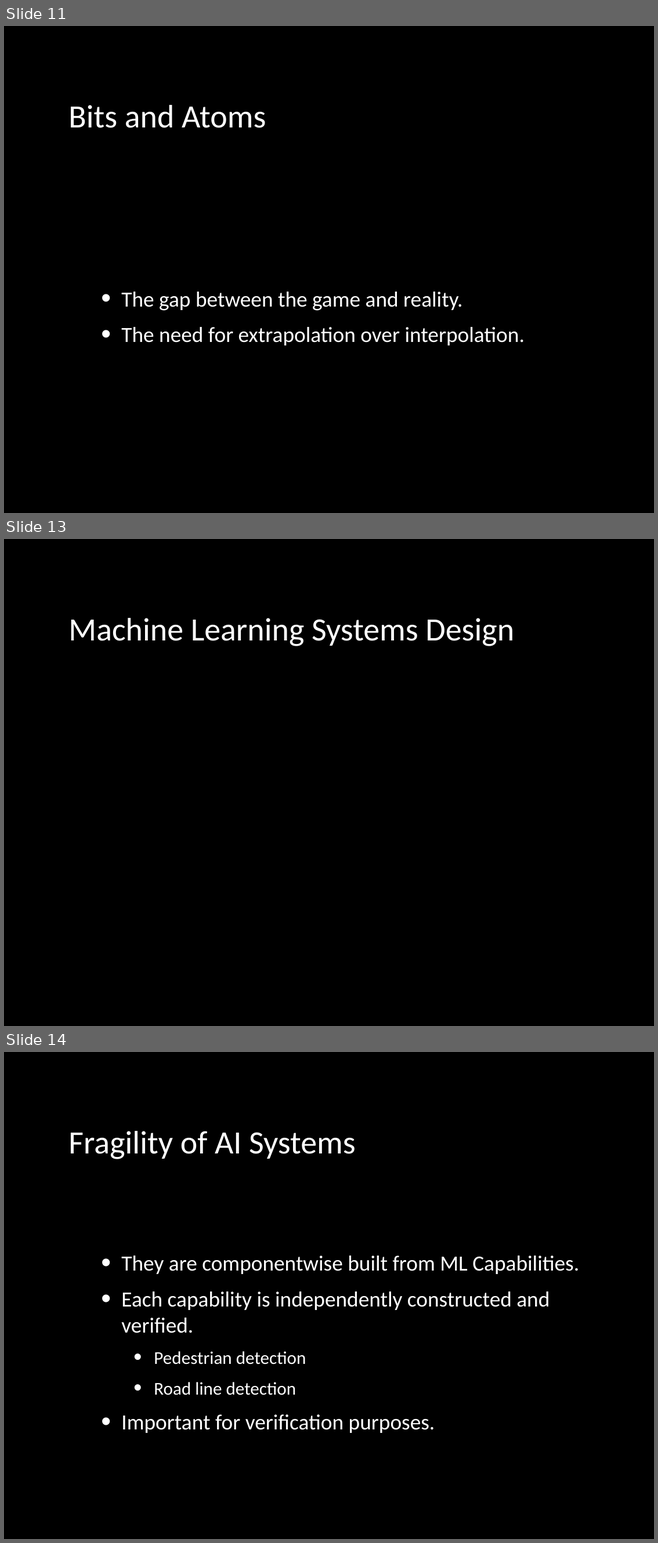
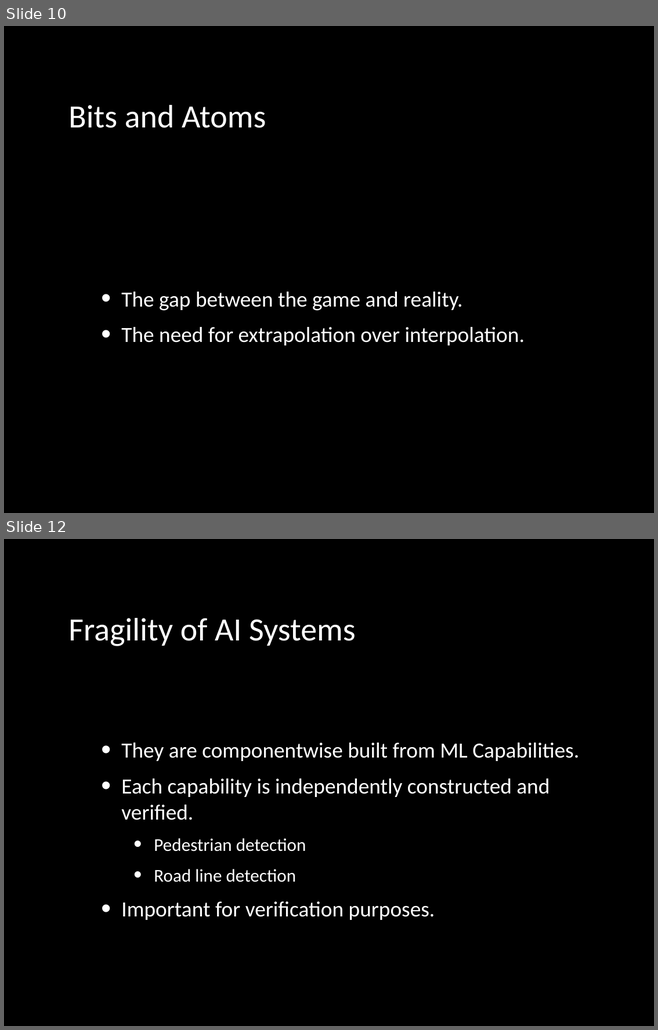
Before and after one commit to lawrennd/slides, a slide deck: 2019-09-20-machine-learning-systems-design.pptx. Shown one above the other, each under a label of ours: slides 11, 13 and 14 before the commit, slides 10 and 12 after it; the slides between them are not shown. The pictures are 658x1543 and 658x1030 pixels, drawn with LibreOffice and Linux fonts; fonts in the diff are those of the drawing. Boxes give left, top, right and bottom in pixels: in the first picture for what was removed or moved away, otherwise in the second. Text is boxed around its words. In the diff, an @@ line names an element or a change of style, - is before the commit and + after.

Commit message:
Update talks for deep learning summit.

```diff
--- a/2019-09-20-machine-learning-systems-design.pptx
+++ b/2019-09-20-machine-learning-systems-design.pptx
@@ slide 13 removed at (4,539,654,1026), background #000000 @@
@@ title removed at (68,618,514,646) @@
-Machine Learning Systems Design
@@ what was slide 11 is now slide 10 @@
@@ what was slide 14 is now slide 12 @@
```
Also in this commit, not shown: 2 slides changed, 4 slides added, 18 other slides removed.
